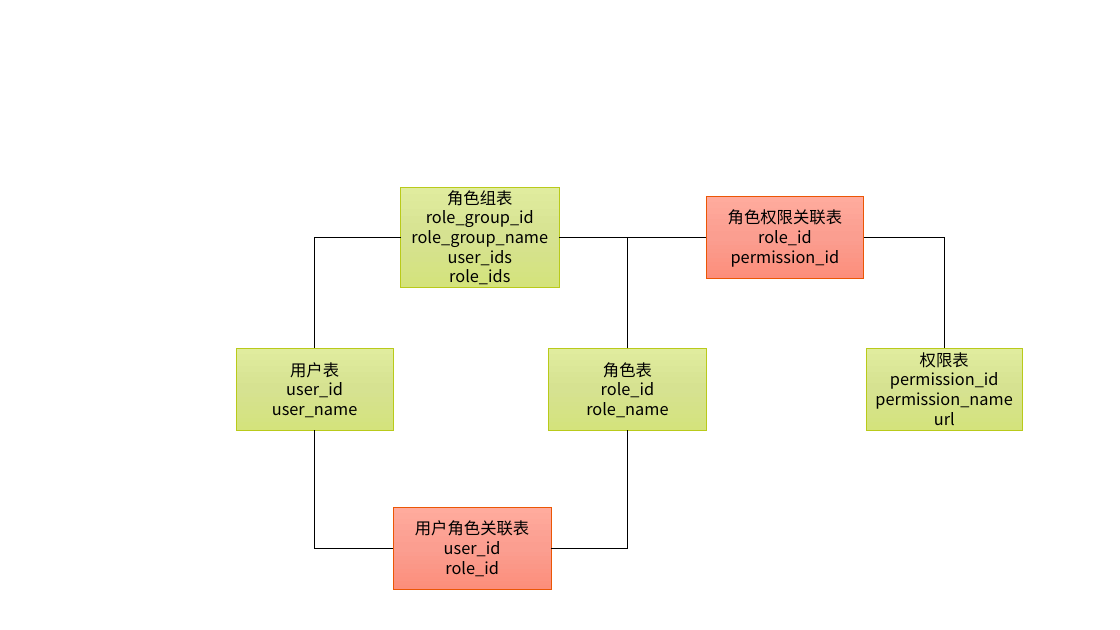
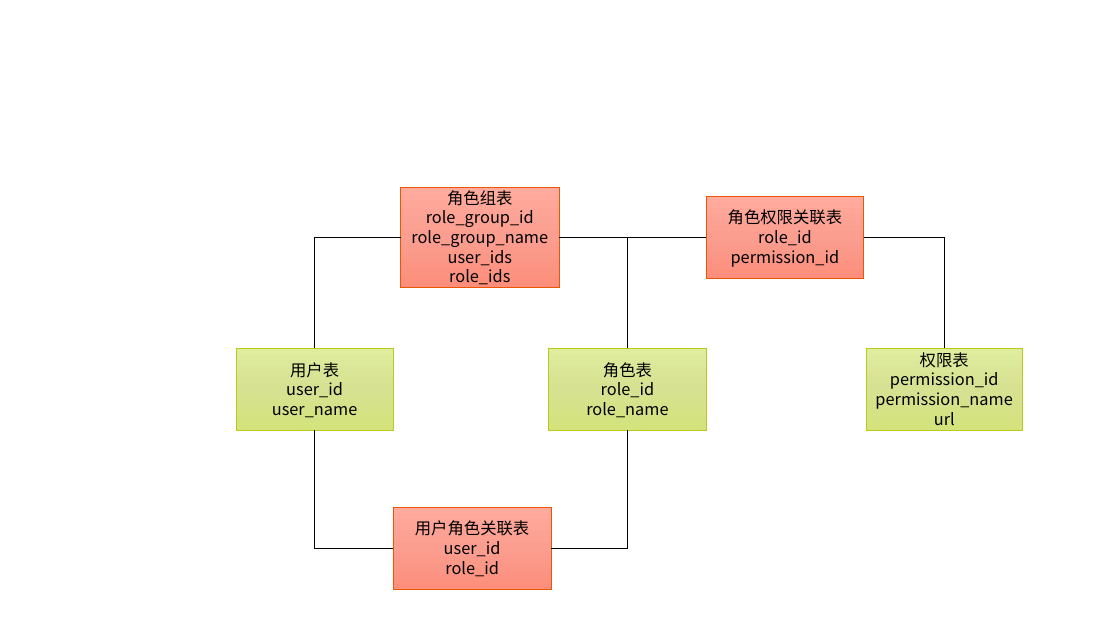
Before and after one commit to rkzlym/keith-book, a slide deck: slide 41 of docs/Image.pptx. Drawn at 1120x630 pixels with LibreOffice and Linux fonts; fonts in the diff are those of the drawing. Boxes give left, top, right and bottom in pixels: in the first picture for what was removed or moved away, otherwise in the second. Text is boxed around its words. In the diff, an @@ line names an element or a change of style, - is before the commit and + after.

```diff
--- a/docs/Image.pptx
+++ b/docs/Image.pptx
@@ rectangle "角色组表" at (x1=401, y1=187, x2=560, y2=287): fill gradient #E1ED9E to #D6E391 to #D5E47C to gradient #FFAB9E to #FC9F90 to #FD8E7C; outline #B9CA1A 0.5 pt to #EB5605 0.5 pt @@
```
Also in this commit, not shown: 2 other files.
